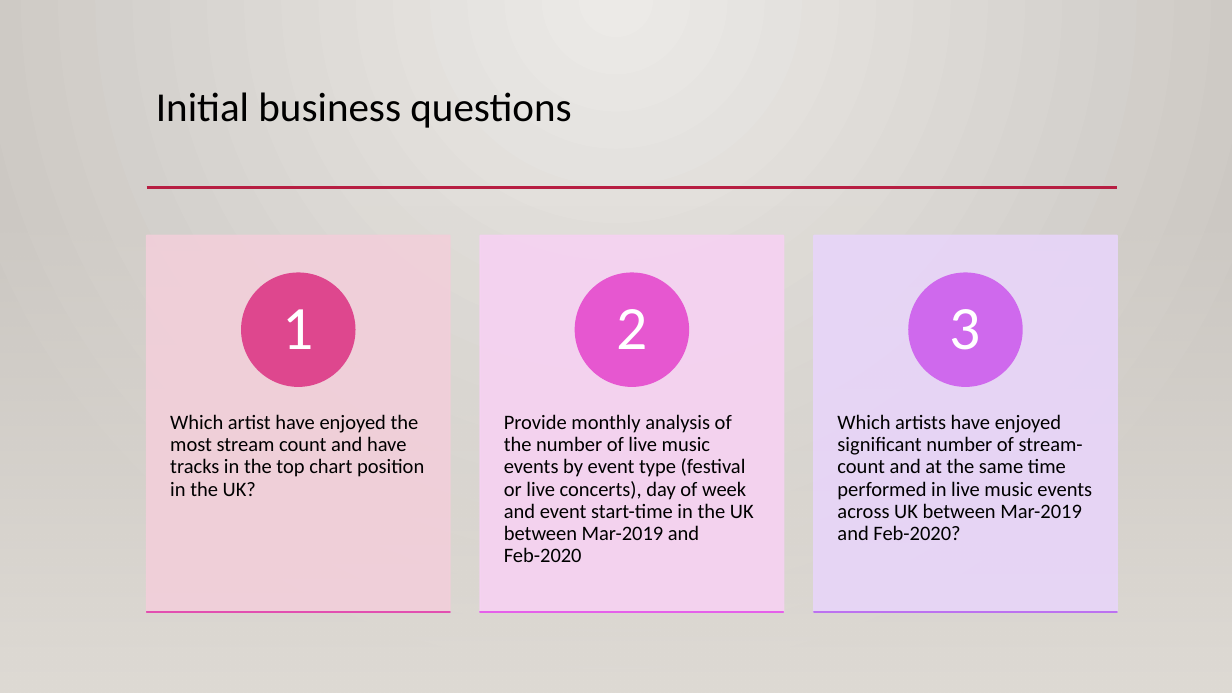
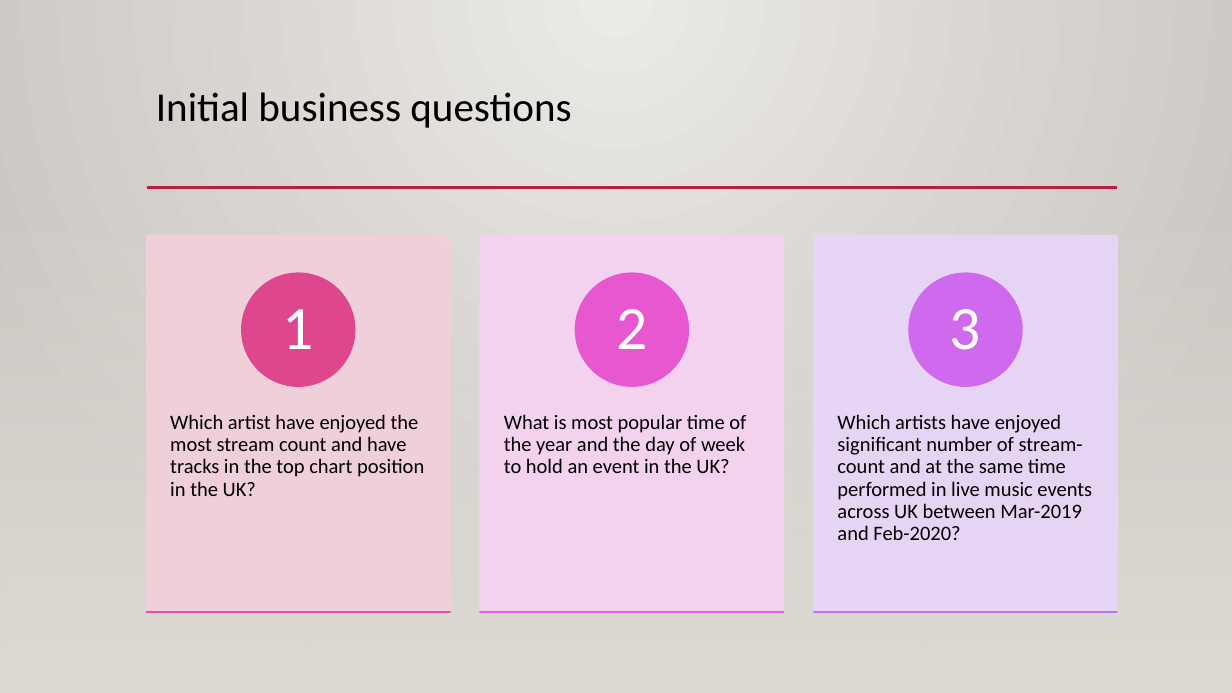
Before and after one commit to mahyarshu/Gigalytics, a slide deck: slide 9 of documents/Presentation/Innovators.pptx. Drawn at 1232x693 pixels with LibreOffice and Linux fonts; fonts in the diff are those of the drawing; background and template pictures are left out. Boxes give left, top, right and bottom in pixels: in the first picture for what was removed or moved away, otherwise in the second. Text is boxed around its words. In the diff, an @@ line names an element or a change of style, - is before the commit and + after.

```diff
--- a/documents/Presentation/Innovators.pptx
+++ b/documents/Presentation/Innovators.pptx
@@ text at (x1=504, y1=414, x2=746, y2=473): text changed @@
-Provide monthly analysis of the number of live music events by event type (festival or live concerts), day of week and event start-time in the UK between Mar-2019 and Feb-2020
+What is most popular time of the year and the day of week to hold an event in the UK?
```
Also in this commit, not shown: 8 other slides changed, 9 slides added.
